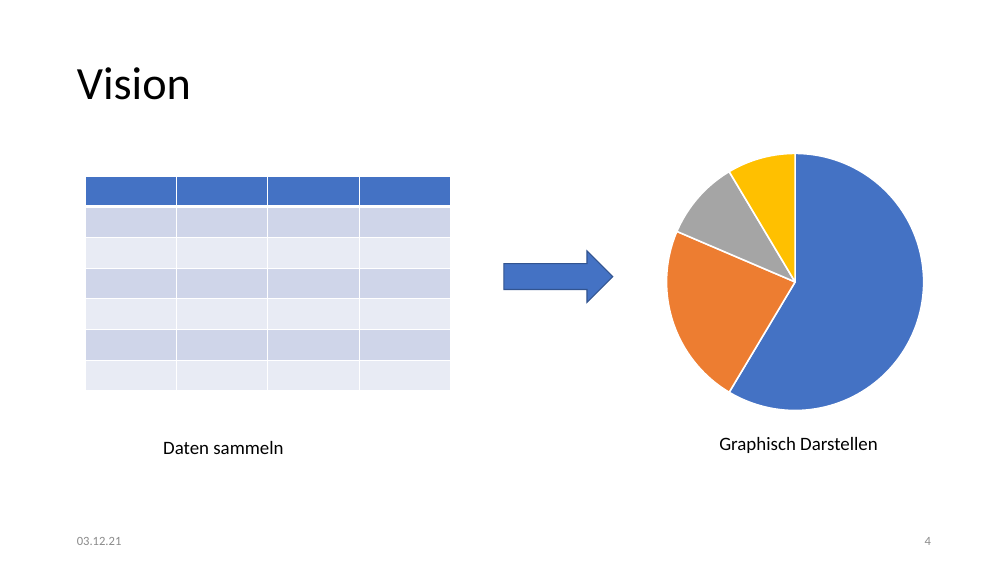
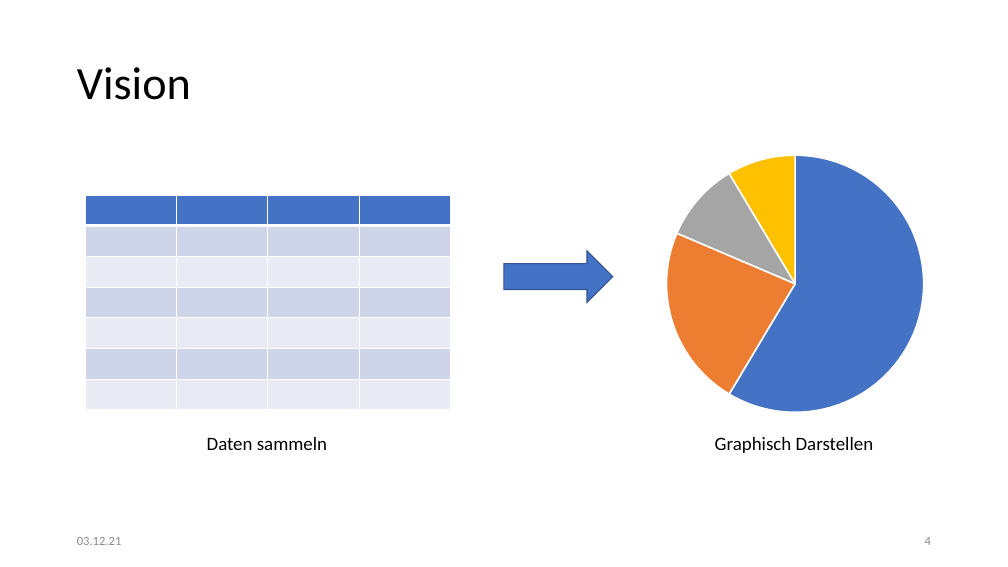
Before and after one commit to kittyahy/PSEAppGruppe2, a slide deck: slide 4 of Praesentationen/01-Definitionsphase/Präsentation.pptx. Drawn at 1008x567 pixels with LibreOffice and Linux fonts; fonts in the diff are those of the drawing. Boxes give left, top, right and bottom in pixels: in the first picture for what was removed or moved away, otherwise in the second. Text is boxed around its words. In the diff, an @@ line names an element or a change of style, - is before the commit and + after.

```diff
--- a/Praesentationen/01-Definitionsphase/Präsentation.pptx
+++ b/Praesentationen/01-Definitionsphase/Präsentation.pptx
@@ table: place and size @@
-table at [85, 176, 451, 391]
+table at [85, 195, 451, 410]
@@ text "Daten sammeln": place and size @@
-text "Daten sammeln" at [163, 441, 283, 454]
+text "Daten sammeln" at [207, 437, 327, 450]
@@ text "Graphisch Darstellen": place and size @@
-text "Graphisch Darstellen" at [719, 437, 878, 453]
+text "Graphisch Darstellen" at [715, 437, 874, 453]
```
Also in this commit, not shown: 3 other slides changed.
